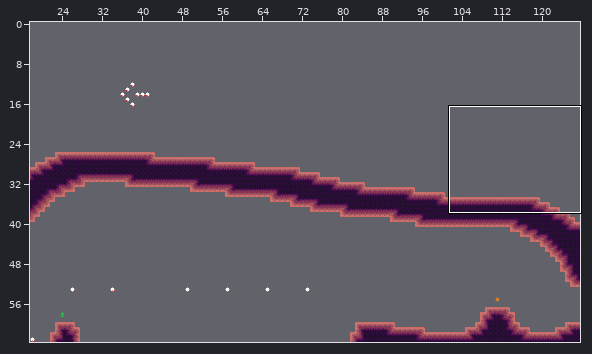
An edit to a level. Tiled map (JSON), assets/world/room/dirt5.json. Above: a wide view before the commit, with the close-up outlined.
Close-up. First the earlier version:
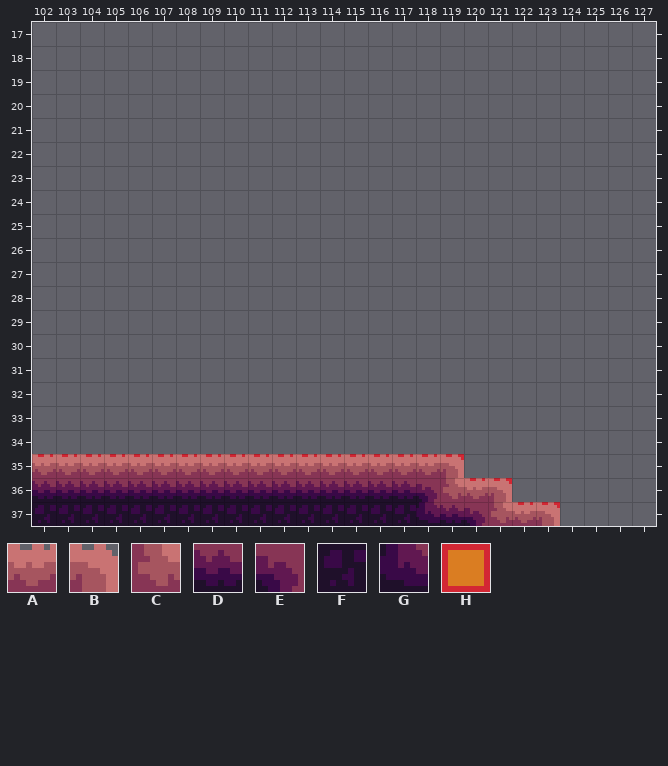
Cells are 8x8 px. Shown: x 102..127, y 17..37. The commit also changed other parts of the map, which this record leaves out.
Key: from "dirt": A 1, B 2, C 16, D 50, E 51, F 63, G 73; from "tools": H 1 "ground".
_ is an empty cell, # one hidden under a higher layer.
Layers that did not change in this view are not listed.
Layer "draft" before, first column x 104:
17 ______________________
18 ______________________
19 ______________________
20 ______________________
21 ______________________
22 ______________________
23 ______________________
24 ______________________
25 ______________________
26 ______________________
27 ______________________
28 ______________________
29 ______________________
30 ______________________
31 ______________________
32 ______________________
33 ______________________
34 ______________________
35 HHHHHHHHHHHHHHHH______
36 ################HH____
37 ##################HH__
Layer "map" before, first column x 104:
17 ______________________
18 ______________________
19 ______________________
20 ______________________
21 ______________________
22 ______________________
23 ______________________
24 ______________________
25 ______________________
26 ______________________
27 ______________________
28 ______________________
29 ______________________
30 ______________________
31 ______________________
32 ______________________
33 ______________________
34 ______________________
35 AAAAAAAAAAAAAAAB______
36 DDDDDDDDDDDDDDECAB____
37 FFFFFFFFFFFFFFGDECAB__
The result:
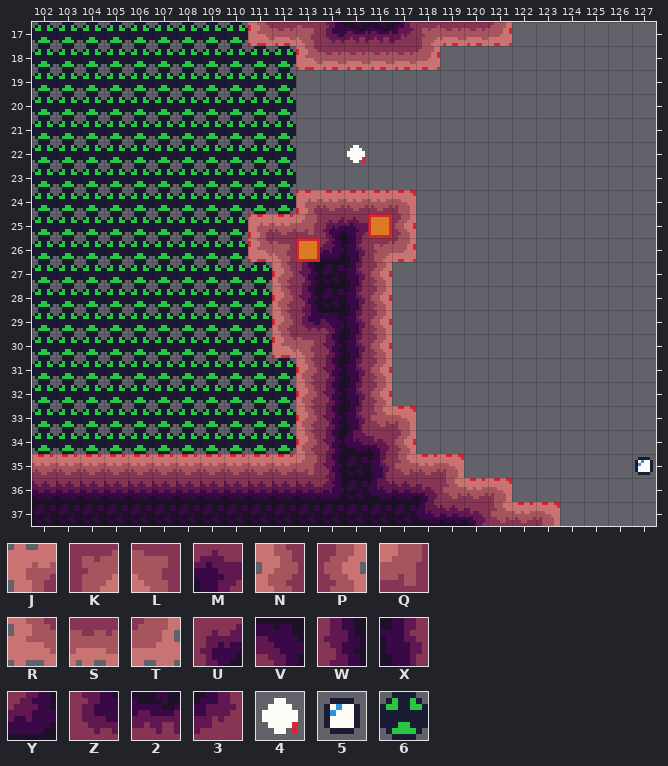
Further tiles: from "dirt": J 0, K 3, L 4, M 11, N 13, P 15, Q 17, R 26, S 27, T 28, U 49, V 61, W 62, X 64, Y 74, Z 75, 2 76, 3 77; from "tools": 4 2 "Electric Charge", 5 7 "Bubble", 6 21.
The exact change:
Layer "draft":
y 17: x 111..112 __ -> HH; x 119..121 ___ -> HHH
y 18: x 113..118 ______ -> HHHHHH
y 24: x 113..117 _____ -> HHHHH
y 25: x 111..112 __ -> HH; x 116..117 __ -> HH
y 26: x 111 _ -> H; x 113 _ -> H; x 117 _ -> H
y 27..30: x 112 _ -> H; x 116 _ -> H
y 31..32: x 113 _ -> H; x 116 _ -> H
y 33..34: x 113 _ -> H; x 117 _ -> H
Layer "map":
y 17: x 111..121 ___________ -> RSLZ223KSST
y 18: x 113..118 ______ -> RSSSST
y 24: x 113..117 _____ -> JAAAB
y 25: x 111..115 _____ -> JAQUM; x 117 _ -> P
y 26: x 111..112 __ -> RL; x 114..117 ____ -> YXKT
y 27..28: x 112..116 _____ -> NWFXP
y 29: x 112..116 _____ -> NZVXP
y 30: x 112..116 _____ -> RLWXP
y 31..32: x 113..116 ____ -> NWXP
y 33: x 113..117 _____ -> NWXCB
y 34: x 113..117 _____ -> NWGEP
y 35: x 113..117 AAAAA -> QWFXC
y 36: x 114..116 DDD -> YFG
Layer "entity":
y 17: x 102..110 _________ -> 666666666
y 18..21: x 102..112 ___________ -> 66666666666
y 22: x 102..112 ___________ -> 66666666666; x 115 _ -> 4
y 23..24: x 102..112 ___________ -> 66666666666
y 25..26: x 102..110 _________ -> 666666666
y 27..30: x 102..111 __________ -> 6666666666
y 31..34: x 102..112 ___________ -> 66666666666
y 35: x 127 _ -> 5
Changed places in both close-ups, as pixel boxes (x1, y1, x2, y2):
changed: (32, 22, 512, 499)
added: (635, 457, 653, 475)
